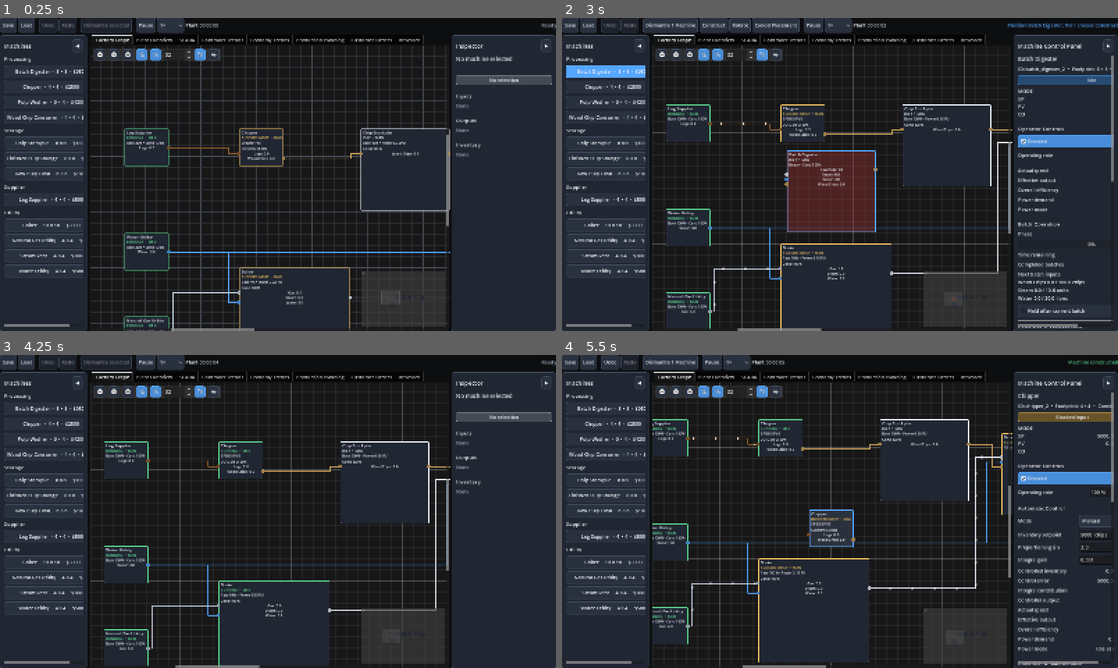
Above: before the commit, frames 1-4 (two rows, left to right).
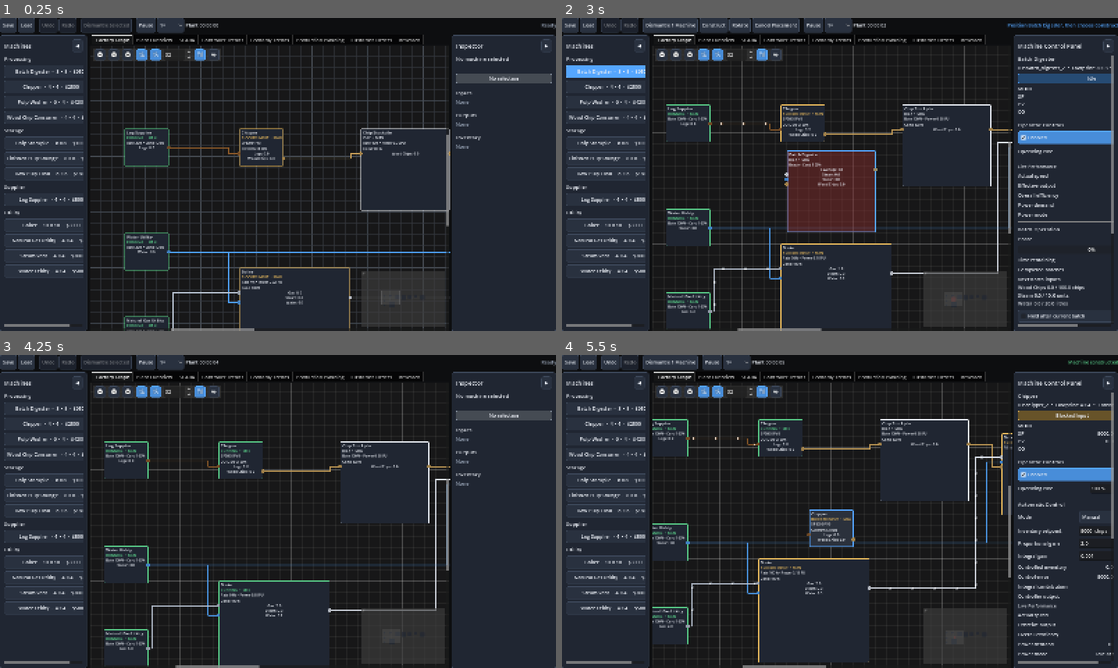
Above: after the commit, the same moments.

Repository: Poru-IndFlow/IndustrialFlow
Game: Godot game, scene res://scenes/main.tscn
The game is run twice, just before and just after one commit, with the same random seed, the same clock (stepped at 60 frames per second) and the same inputs.
Inputs:
- Up to frame 1 (0.25 s): no input
- Up to frame 2 (3 s): click "1×" at 0.5 s; click "◀" at 1.25 s; click "▶" at 2 s; click "Batch Digester · 8 × 8 · $6500" at 2.75 s
- Up to frame 3 (4.25 s): click "Dismantle 1 Machine" at 3.5 s
- Up to frame 4 (5.5 s): click "Chipper · 4 × 4 · $2500" at 4.25 s; click "Construct" at 5 s

The runs differ from the first frame. In frame 1, 0.7% of the frame differs, in the area x 82-100%, y 12-45%; in frame 2, 3.6%; in frame 3, 0.7%; in frame 4, 3.7%, in the area x 82-100%, y 12-100%.

Commit message:
Improve machine control panel sectioning

Diff:
--- a/project.godot
+++ b/project.godot
@@ -14,7 +14,7 @@
 config/version="0.3.0-dev"
 run/main_scene="res://scenes/main.tscn"
 config/features=PackedStringArray("4.7")
-config/build=51
+config/build=52
 
 [display]
 
--- a/scripts/ui/machine_inspector.gd
+++ b/scripts/ui/machine_inspector.gd
@@ -32,6 +32,8 @@
 var batch_inputs_value_label: Label
 var hold_after_batch_check_box: CheckBox
 var maintenance_section: VBoxContainer
+var maintenance_content: VBoxContainer
+var maintenance_toggle_button: Button
 var condition_badge: Label
 var condition_value_label: Label
 var breakdown_risk_value_label: Label
@@ -80,13 +82,13 @@
 	get_content_root().add_child(scroll)
 
 	var root := VBoxContainer.new()
-	root.add_theme_constant_override("separation", 8)
+	root.add_theme_constant_override("separation", 6)
 	root.size_flags_horizontal = Control.SIZE_EXPAND_FILL
 	scroll.add_child(root)
 
 	name_label = Label.new()
 	name_label.text = "No machine selected"
-	name_label.add_theme_font_size_override("font_size", 16)
+	name_label.add_theme_font_size_override("font_size", 15)
 	root.add_child(name_label)
 
 	id_label = Label.new()
@@ -234,16 +236,27 @@
 
 	maintenance_section = VBoxContainer.new()
 	operation_section.add_child(maintenance_section)
-
-	maintenance_section.add_child(
-		UIWidgets.create_section_header("Condition & Maintenance")
+	maintenance_toggle_button = _create_section_toggle(
+		"Condition & Maintenance",
+		false
+	)
+	maintenance_section.add_child(maintenance_toggle_button)
+	maintenance_content = VBoxContainer.new()
+	maintenance_content.add_theme_constant_override("separation", 4)
+	maintenance_content.visible = false
+	maintenance_section.add_child(maintenance_content)
+	maintenance_toggle_button.pressed.connect(
+		_toggle_section.bind(
+			maintenance_toggle_button,
+			maintenance_content
+		)
 	)
 
 	condition_badge = UIWidgets.create_status_badge(
 		"Good",
 		ThemeManager.COLOR_SUCCESS
 	)
-	maintenance_section.add_child(condition_badge)
+	maintenance_content.add_child(condition_badge)
 
 	var condition_row := UIWidgets.create_labeled_value(
 		"Condition",
@@ -252,7 +265,7 @@
 	condition_value_label = UIWidgets.get_value_label(
 		condition_row
 	)
-	maintenance_section.add_child(condition_row)
+	maintenance_content.add_child(condition_row)
 
 	var breakdown_risk_row := UIWidgets.create_labeled_value(
 		"Breakdown chance",
@@ -261,7 +274,7 @@
 	breakdown_risk_value_label = UIWidgets.get_value_label(
 		breakdown_risk_row
 	)
-	maintenance_section.add_child(breakdown_risk_row)
+	maintenance_content.add_child(breakdown_risk_row)
 
 	var condition_efficiency_row := UIWidgets.create_labeled_value(
 		"Condition efficiency",
@@ -270,7 +283,7 @@
 	condition_efficiency_value_label = UIWidgets.get_value_label(
 		condition_efficiency_row
 	)
-	maintenance_section.add_child(condition_efficiency_row)
+	maintenance_content.add_child(condition_efficiency_row)
 
 	var wear_power_row := UIWidgets.create_labeled_value(
 		"Wear power multiplier",
@@ -279,7 +292,7 @@
 	wear_power_value_label = UIWidgets.get_value_label(
 		wear_power_row
 	)
-	maintenance_section.add_child(wear_power_row)
+	maintenance_content.add_child(wear_power_row)
 
 	var operating_hours_row := UIWidgets.create_labeled_value(
 		"Operating hours",
@@ -288,7 +301,7 @@
 	operating_hours_value_label = UIWidgets.get_value_label(
 		operating_hours_row
 	)
-	maintenance_section.add_child(operating_hours_row)
+	maintenance_content.add_child(operating_hours_row)
 
 	var maintenance_plan_row := UIWidgets.create_labeled_value(
 		"Maintenance plan",
@@ -297,17 +310,17 @@
 	maintenance_plan_value_label = UIWidgets.get_value_label(
 		maintenance_plan_row
 	)
-	maintenance_section.add_child(maintenance_plan_row)
+	maintenance_content.add_child(maintenance_plan_row)
 
 	maintenance_policy_check_box = CheckBox.new()
 	maintenance_policy_check_box.text = "Automatic preventive maintenance"
 	maintenance_policy_check_box.toggled.connect(
 		_on_maintenance_policy_toggled
 	)
-	maintenance_section.add_child(maintenance_policy_check_box)
+	maintenance_content.add_child(maintenance_policy_check_box)
 
 	var policy_condition_row := HBoxContainer.new()
-	maintenance_section.add_child(policy_condition_row)
+	maintenance_content.add_child(policy_condition_row)
 
 	var policy_condition_label := Label.new()
 	policy_condition_label.text = "Service threshold"
@@ -326,7 +339,7 @@
 	policy_condition_row.add_child(maintenance_policy_condition_spin_box)
 
 	var policy_reserve_row := HBoxContainer.new()
-	maintenance_section.add_child(policy_reserve_row)
+	maintenance_content.add_child(policy_reserve_row)
 
 	var policy_reserve_label := Label.new()
 	policy_reserve_label.text = "Minimum cash reserve"
@@ -351,7 +364,7 @@
 	maintenance_policy_status_value_label = UIWidgets.get_value_label(
 		policy_status_row
 	)
-	maintenance_section.add_child(policy_status_row)
+	maintenance_content.add_child(policy_status_row)
 
 	var preventive_maintenance_row := UIWidgets.create_labeled_value(
 		"Preventive services",
@@ -360,7 +373,7 @@
 	preventive_maintenance_value_label = UIWidgets.get_value_label(
 		preventive_maintenance_row
 	)
-	maintenance_section.add_child(preventive_maintenance_row)
+	maintenance_content.add_child(preventive_maintenance_row)
 
 	var emergency_repairs_row := UIWidgets.create_labeled_value(
 		"Failures / emergency repairs",
@@ -369,7 +382,7 @@
 	emergency_repairs_value_label = UIWidgets.get_value_label(
 		emergency_repairs_row
 	)
-	maintenance_section.add_child(emergency_repairs_row)
+	maintenance_content.add_child(emergency_repairs_row)
 
 	var maintenance_spend_row := UIWidgets.create_labeled_value(
 		"Maintenance spend",
@@ -378,28 +391,28 @@
 	maintenance_spend_value_label = UIWidgets.get_value_label(
 		maintenance_spend_row
 	)
-	maintenance_section.add_child(maintenance_spend_row)
+	maintenance_content.add_child(maintenance_spend_row)
 
 	var downtime_row := UIWidgets.create_labeled_value(
 		"Total downtime",
 		"0 s"
 	)
 	downtime_value_label = UIWidgets.get_value_label(downtime_row)
-	maintenance_section.add_child(downtime_row)
+	maintenance_content.add_child(downtime_row)
 
 	maintenance_progress_bar = ProgressBar.new()
 	maintenance_progress_bar.min_value = 0.0
 	maintenance_progress_bar.max_value = 100.0
 	maintenance_progress_bar.value = 0.0
 	maintenance_progress_bar.show_percentage = true
-	maintenance_section.add_child(maintenance_progress_bar)
+	maintenance_content.add_child(maintenance_progress_bar)
 
 	maintenance_button = Button.new()
 	maintenance_button.text = "Perform Maintenance"
 	maintenance_button.pressed.connect(
 		_on_maintenance_pressed
 	)
-	maintenance_section.add_child(maintenance_button)
+	maintenance_content.add_child(maintenance_button)
 
 	var control_separator := HSeparator.new()
 	operation_section.add_child(control_separator)
@@ -527,6 +540,10 @@
 	# Operator controls belong ahead of live performance and maintenance details.
 	operation_section.move_child(control_separator, 3)
 	operation_section.move_child(control_section, 4)
+	var performance_title := UIWidgets.create_section_header("Live Performance")
+	performance_title.add_theme_font_size_override("font_size", 13)
+	operation_section.add_child(performance_title)
+	operation_section.move_child(performance_title, 5)
 
 	operation_section.add_child(HSeparator.new())
 
@@ -605,6 +622,42 @@
 
 	inventory_list = VBoxContainer.new()
 	root.add_child(inventory_list)
+
+
+func _create_section_toggle(title: String, expanded: bool) -> Button:
+	var button := Button.new()
+	button.flat = true
+	button.alignment = HORIZONTAL_ALIGNMENT_LEFT
+	button.set_meta("section_label", title)
+	button.text = "%s %s" % ["▼" if expanded else "▶", title]
+	return button
+
+
+func _toggle_section(button: Button, content: VBoxContainer) -> void:
+	content.visible = not content.visible
+	_update_section_toggle(button, content)
+
+
+func _update_section_toggle(button: Button, content: VBoxContainer) -> void:
+	var section_label := str(button.get_meta("section_label", "Section"))
+	button.text = "%s %s" % [
+		"▼" if content.visible else "▶",
+		section_label
+	]
+
+
+func _update_maintenance_toggle_summary() -> void:
+	if maintenance_toggle_button == null or maintenance_content == null:
+		return
+
+	var section_label := "Condition & Maintenance"
+	if selected_machine != null:
+		section_label += " · %s · %.0f%%" % [
+			_condition_text(selected_machine),
+			selected_machine.condition * 100.0
+		]
+	maintenance_toggle_button.set_meta("section_label", section_label)
+	_update_section_toggle(maintenance_toggle_button, maintenance_content)
 
 
 func bind_refresh_manager(manager: RefreshManager) -> void:
@@ -1261,6 +1314,7 @@
 			"No condition data",
 			ThemeManager.COLOR_TEXT_MUTED
 		)
+		_update_maintenance_toggle_summary()
 		return
 
 	condition_value_label.text = "%.1f%%" % (
@@ -1348,6 +1402,7 @@
 		_condition_text(selected_machine),
 		_condition_color(selected_machine)
 	)
+	_update_maintenance_toggle_summary()
 
 
 func _update_control_labels() -> void:
